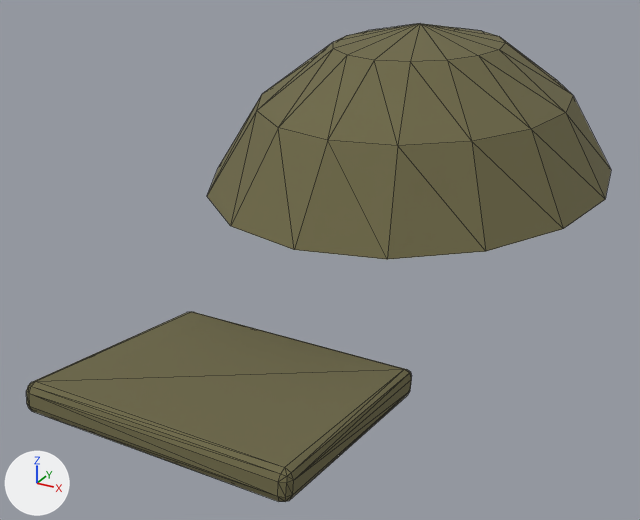
One commit to the glTF model assets/character/parts/hat_cap.glb: the scene before it, then after it.
The view is the same before and after, from a 50 mm lens placed at (0.201, -0.479, 0.413), pointed at (-0.016, -0.083, 0.215). Every picture has the same lights, and +X, +Y and +Z are marked at lower left. The picture after the commit comes second. Mesh edges are drawn as thin lines. Vertices at exactly the same position are counted once.

Objects in the first picture: 'hat_cap'.
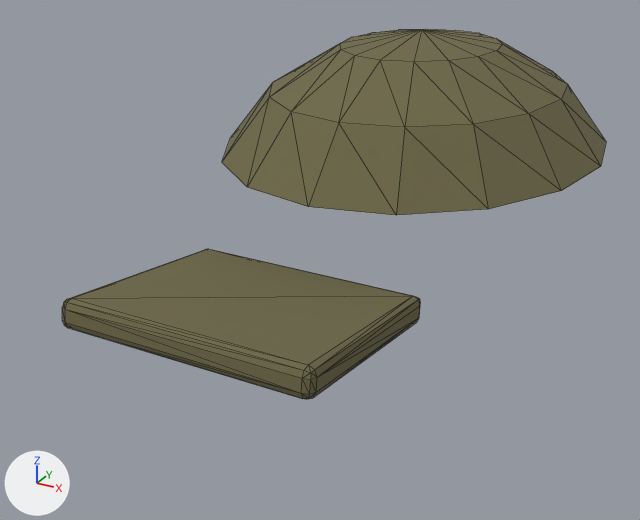
The change in detail:
me_hat_cap is used by ob_hat_cap; location (0.0, 0.0, 0.0).
me_hat_cap had 105 vertices, 188 faces and spanned x -0.116..0.116, y -0.257..0.152, z 0.185..0.333.
me_hat_cap now has 105 vertices, 188 faces and spans x -0.11..0.11, y -0.234..0.144, z 0.216..0.329.
me_hat_cap part 1: the loose piece of 49 vertices spanning x -0.116..0.116, y -0.139..0.152, z 0.245..0.333 is scaled about its middle by (0.955, 0.923, 0.753), then moved by (0.0, 0.003, 0.007).
me_hat_cap part 2: the loose piece of 56 vertices spanning x -0.066..0.066, y -0.257..-0.139, z 0.185..0.214 is scaled about its middle by (0.953, 0.92, 0.942), then moved by (0.0, 0.019, 0.031).

Location of each change, (x1, y1, x2, y2) in pixels of the pictures (640 x 520 px; the box of a moved part takes in the faces that stretch with it):
'hat_cap', reshaped (7% narrower, 23% shorter): before (26, 23, 611, 502); after (62, 29, 606, 399)
part 1 of me_hat_cap, moved or reshaped: before (207, 23, 611, 259); after (222, 29, 606, 215)
part 2 of me_hat_cap, moved or reshaped: before (26, 312, 412, 502); after (62, 249, 420, 399)
